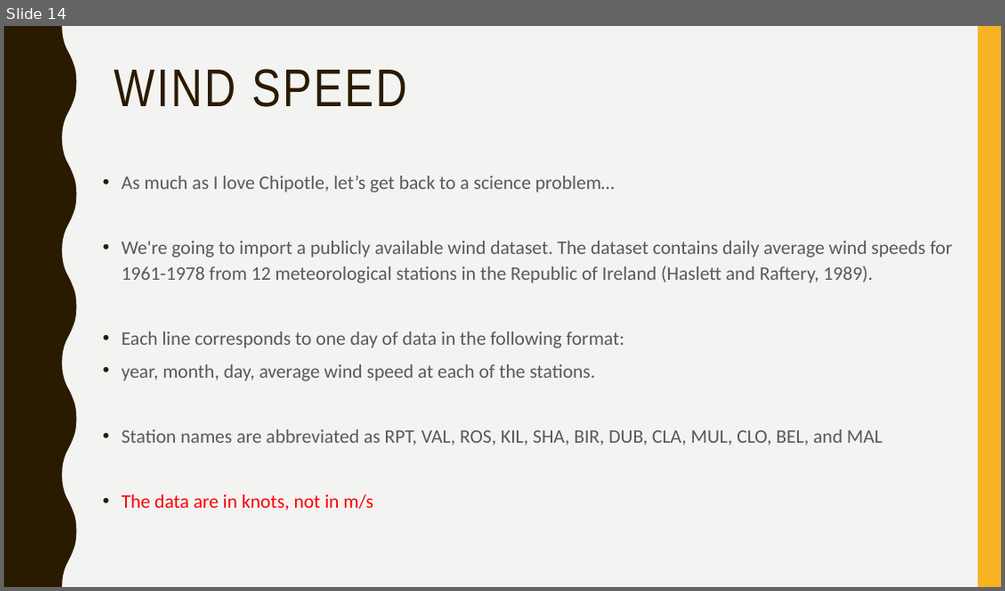
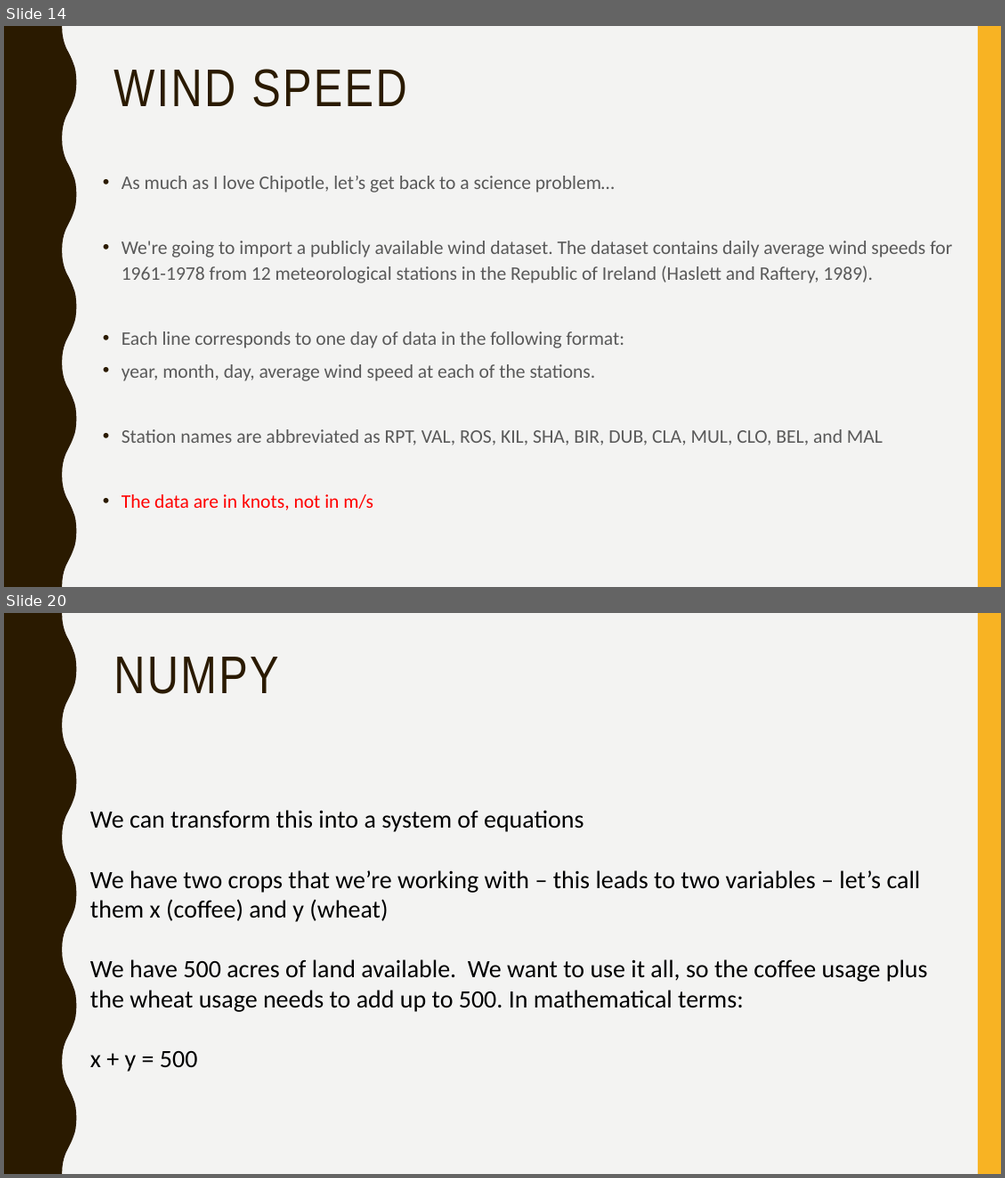
Before and after one commit to narock/scientific_computing_course, a slide deck: 02_Libraries/02_Scientific_Computing_Libs.pptx. Shown one above the other, each under a label of ours: slide 14 before the commit, slides 14 and 20 after it; the slides between them are not shown. The pictures are 1005x591 and 1005x1178 pixels, drawn with LibreOffice and Linux fonts; fonts in the diff are those of the drawing. Boxes give left, top, right and bottom in pixels: in the first picture for what was removed or moved away, otherwise in the second. Text is boxed around its words. In the diff, an @@ line names an element or a change of style, - is before the commit and + after.

```diff
--- a/02_Libraries/02_Scientific_Computing_Libs.pptx
+++ b/02_Libraries/02_Scientific_Computing_Libs.pptx
@@ slide 20 added at [4, 613, 1001, 1174], background #F3F3F2; not listed: 2 template elements that a slide beside it also shows @@
@@ title added at [113, 657, 278, 694], 51 pt, text #2A1A00 @@
+NUMPY
@@ text added at [90, 810, 928, 1071], 24 pt, text #000000 @@
+We can transform this into a system of equations
+We have two crops that we’re working with – this leads to two variables – let’s call them x (coffee) and y (wheat)
+We have 500 acres of land available. We want to use it all, so the coffee usage plus the wheat usage needs to add up to 500. In mathematical terms:
+x + y = 500
```
Also in this commit, not shown: 13 other slides added, 2 slides removed, 8 other files.
